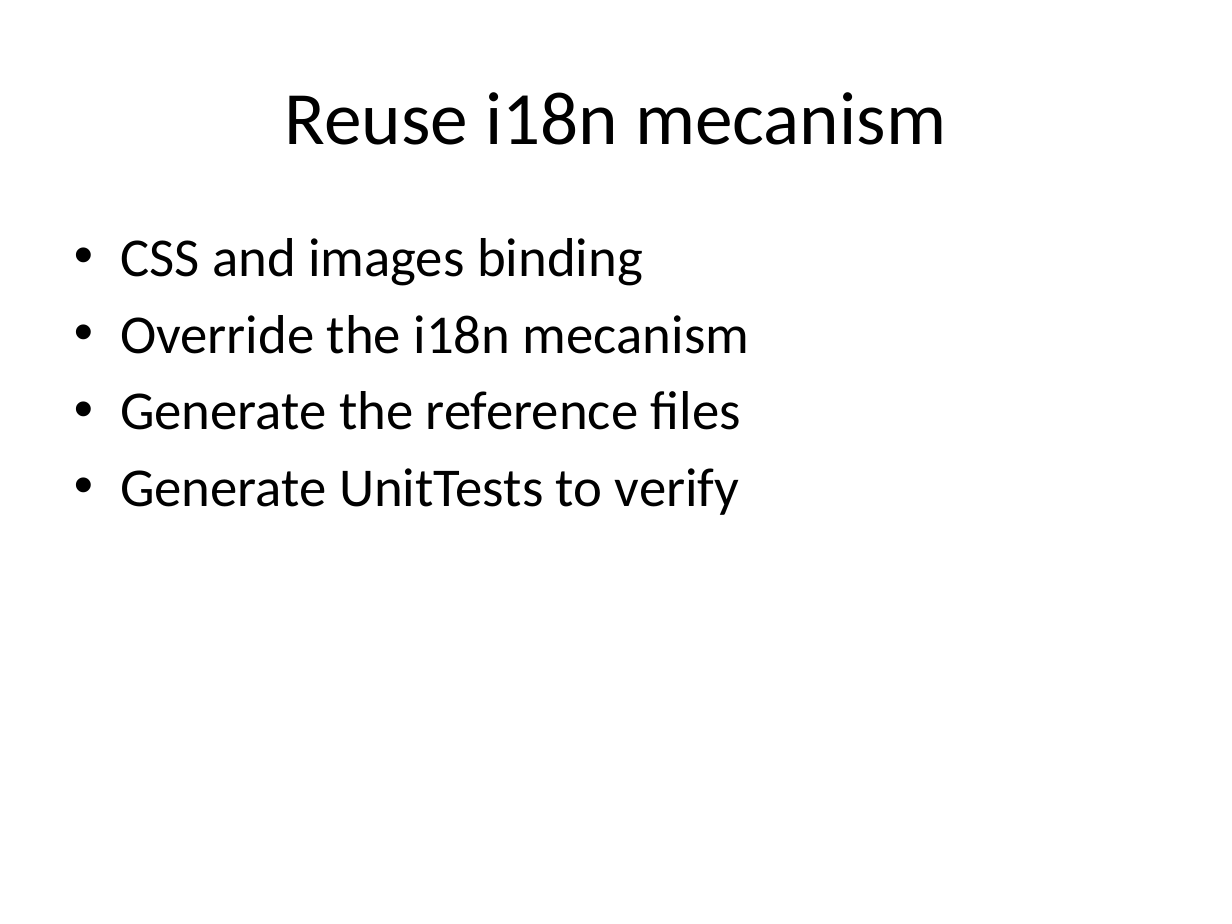
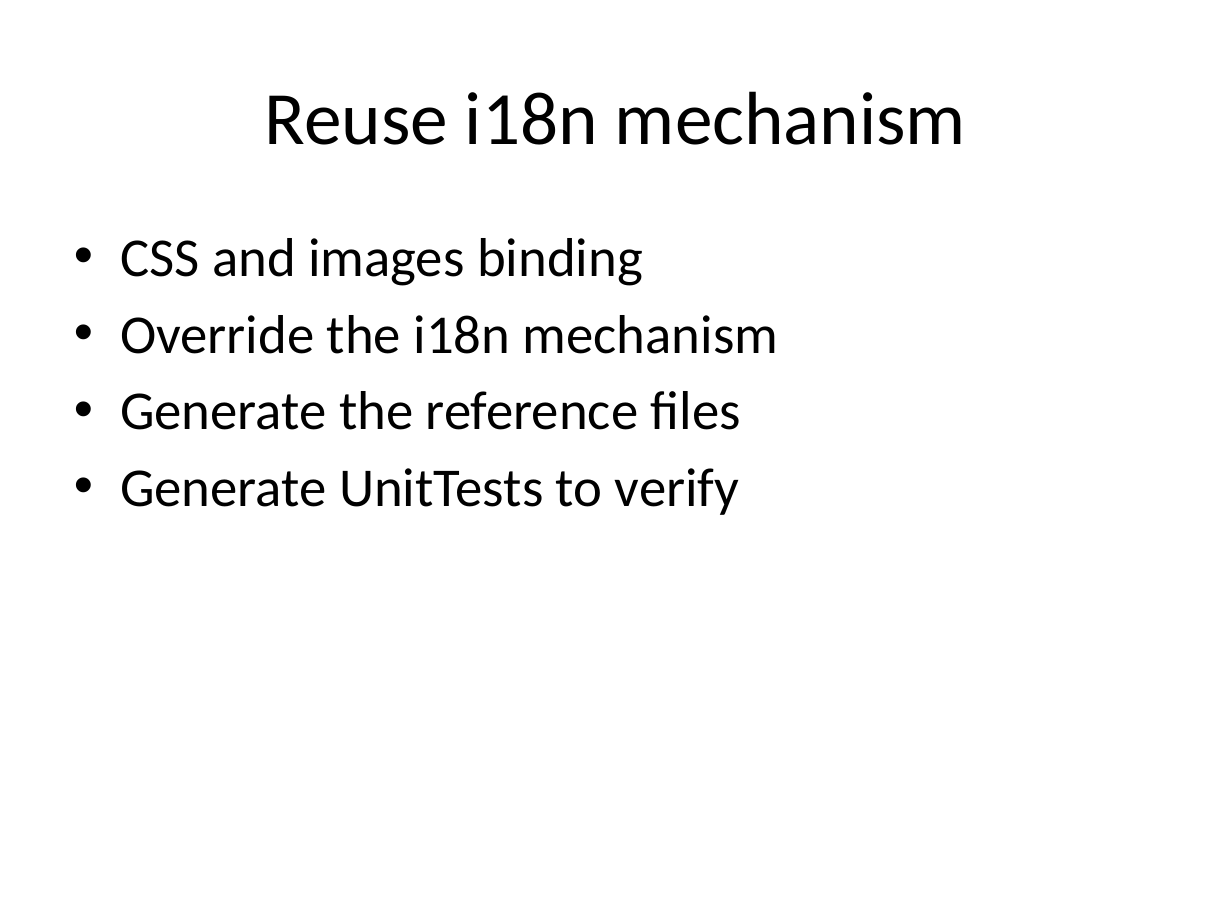
Before and after one commit to dbaeli/ez18n, a slide deck: slide 8 of ez18n-slides/javaone-2012/ez18n_javaone2012.pptx. Drawn at 1232x924 pixels with LibreOffice and Linux fonts; fonts in the diff are those of the drawing; background and template pictures are left out. Boxes give left, top, right and bottom in pixels: in the first picture for what was removed or moved away, otherwise in the second. Text is boxed around its words. In the diff, an @@ line names an element or a change of style, - is before the commit and + after.

```diff
--- a/ez18n-slides/javaone-2012/ez18n_javaone2012.pptx
+++ b/ez18n-slides/javaone-2012/ez18n_javaone2012.pptx
@@ title at bbox=[265, 91, 966, 145]: text changed @@
-Reuse i18n mecanism
+Reuse i18n mechanism
@@ text at bbox=[120, 315, 778, 354]: text changed @@
-• Override the i18n mecanism
+• Override the i18n mechanism
```
Also in this commit, not shown: 10 other slides changed, 8 other files.
